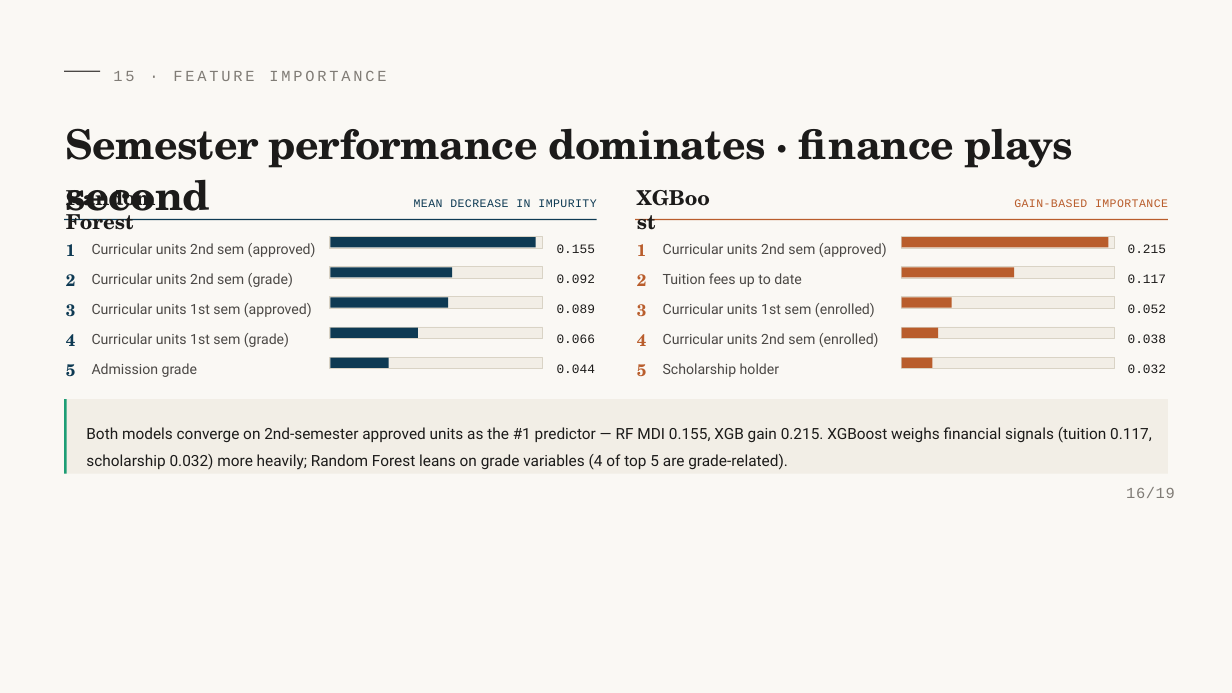
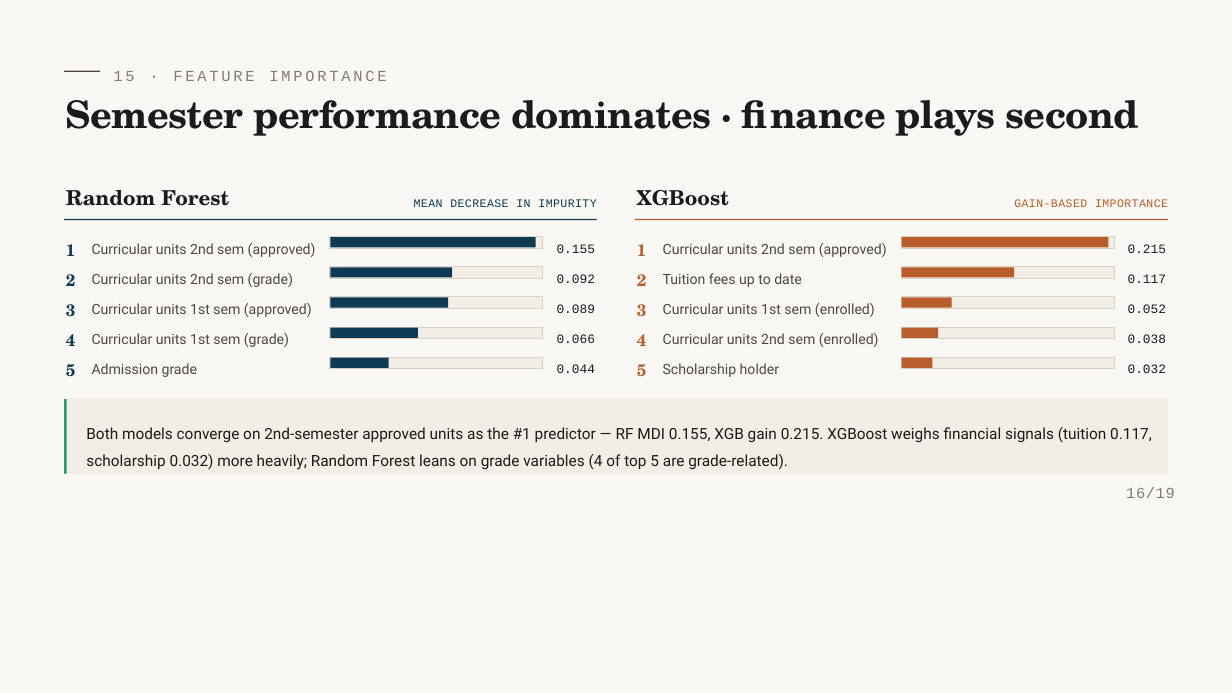
Before and after one commit to Lambert-Nguyen/cmpe255-student-dropout-prediction, a slide deck: slide 16 of presentation/Editable_CMPE255_Student_Dropout_Prediction_editable.pptx. Drawn at 1232x693 pixels with LibreOffice and Linux fonts; fonts in the diff are those of the drawing. Boxes give left, top, right and bottom in pixels: in the first picture for what was removed or moved away, otherwise in the second. Text is boxed around its words. In the diff, an @@ line names an element or a change of style, - is before the commit and + after.

```diff
--- a/presentation/Editable_CMPE255_Student_Dropout_Prediction_editable.pptx
+++ b/presentation/Editable_CMPE255_Student_Dropout_Prediction_editable.pptx
@@ text "Semester performance dominates · finance ...": place and size @@
-text "Semester performance dominates · finance ..." at [66,128,1073,224]
+text "Semester performance dominates · finance ..." at [66,100,1138,136]
@@ text "Semester performance dominates · finance ..." at [66,100,1138,136]: size 48 to 44.4 pt @@
@@ text "Random Forest" rewrapped from [66,184,156,230] to [66,190,229,206] @@
@@ text "XGBoost" rewrapped from [827,428,887,439] to [637,190,729,206] @@
```
Also in this commit, not shown: 8 other slides changed.
